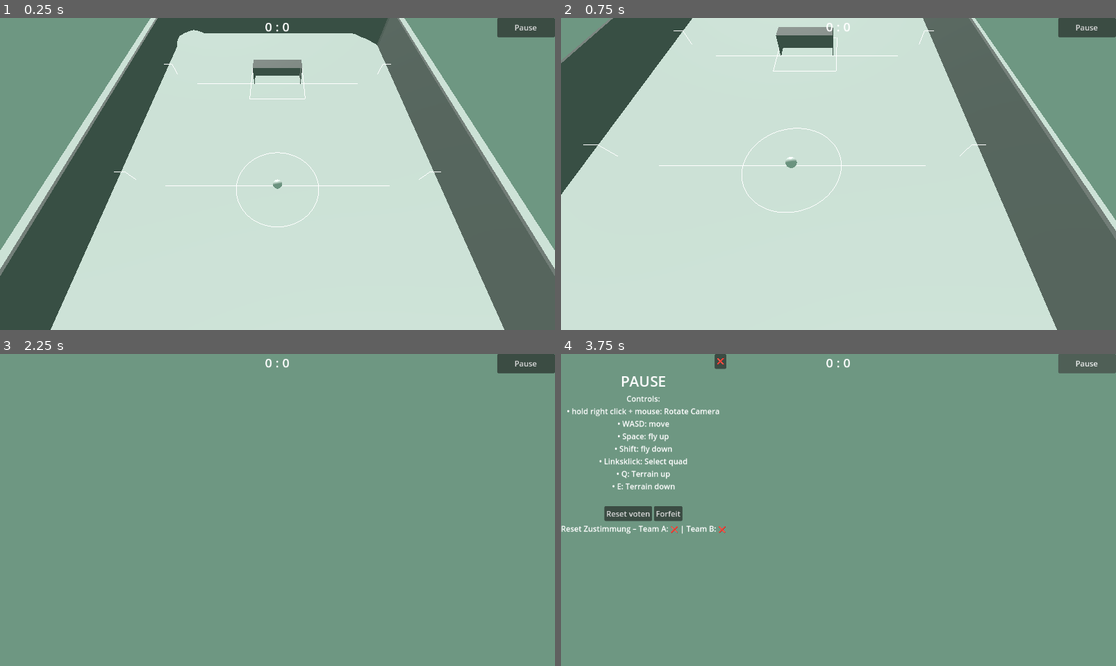
Above: before the commit, frames 1-4 (two rows, left to right).
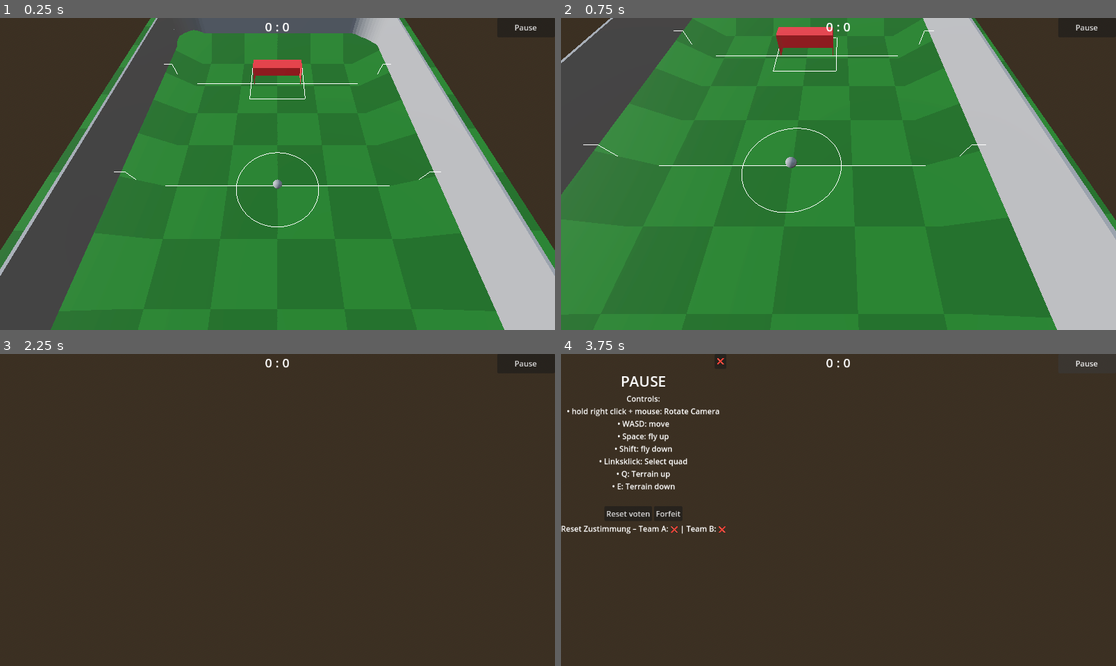
Above: after the commit, the same moments.

Repository: AlyssaSmt/Godot-kicker
Game: Godot game, scene res://main/main.tscn
Same seed, same stepped clock (60 frames per second), same inputs: the game is played once before the commit and once after it.
Inputs (mouse positions are in pixels of both pictures, inside the frame that each line leads up to):
- Up to frame 1 (0.25 s): no input
- Up to frame 2 (0.75 s): tap Enter at 0.5 s; move the mouse to (960, 158) at 0.52 s; hold D (move_right) from 0.53 s (still down); hold Shift (shift) from 0.53 s (still down); click (960, 158) at 0.67 s
- Up to frame 3 (2.25 s): tap Space (jump) at 0.77, 1.52 s; move the mouse to (166, 525) at 1.27 s; release D (move_right) at 1.28 s; release Shift (shift) at 1.28 s; hold S (move_backward) 1.28-2.03 s; tap Shift (shift) at 1.35 s; move the mouse to (333, 441) at 2.02 s; hold D (move_right) from 2.03 s (still down); hold Shift (shift) from 2.03 s (still down)
- Up to frame 4 (3.75 s): tap Space (jump) at 2.75, 3.02 s; move the mouse to (810, 572) at 2.77 s; release D (move_right) at 2.78 s; release Shift (shift) at 2.78 s; hold W (move_forward) 2.78-3.5 s; tap Shift (shift) at 2.85 s; click (810, 572) at 2.92 s; click "Pause" at 3.5 s

The runs differ from the first frame. In frame 1, 90% of the frame differs, in the area x 0-100%, y 0-100%; in frame 2, 94%; in frame 3, 100%; in frame 4, 99%.

Commit message:
Added shader to field and colors to goals

Diff:
--- a/Ball/Ball.tscn
+++ b/Ball/Ball.tscn
@@ -1,16 +1,10 @@
-[gd_scene load_steps=6 format=3 uid="uid://cpliy7cur5dlm"]
+[gd_scene load_steps=5 format=3 uid="uid://cpliy7cur5dlm"]
 
 [ext_resource type="Script" uid="uid://dnls0srv8mhbs" path="res://Ball/Ball.gd" id="1_lww6v"]
 
 [sub_resource type="PhysicsMaterial" id="PhysicsMaterial_3tj6u"]
 
-[sub_resource type="StandardMaterial3D" id="StandardMaterial3D_pa54t"]
-metallic = 0.05
-metallic_specular = 0.7
-roughness = 0.4
-
 [sub_resource type="SphereMesh" id="SphereMesh_pa54t"]
-material = SubResource("StandardMaterial3D_pa54t")
 radius = 1.0
 height = 2.0
 radial_segments = 32
--- /dev/null
+++ b/FieldHeightSteps.gdshader
@@ -0,0 +1,6 @@
+shader_type spatial;
+render_mode cull_back, depth_draw_opaque;
+
+void fragment() {
+	ALBEDO = COLOR.rgb;
+}
--- a/Procedural Generation/TerrainGeneration.gd
+++ b/Procedural Generation/TerrainGeneration.gd
@@ -2,39 +2,38 @@
 class_name TerrainGeneration
 extends Node3D
 
+# =========================
+# EXPORTS / SETTINGS
+# =========================
 @export var size_width : int = 110      # Gesamtbreite des Terrains
-@export var size_depth : int = 135     # Gesamtlänge des Terrains
+@export var size_depth : int = 135      # Gesamtlänge des Terrains
 @export var edit_height : float = 1.5   # Wie stark wird das Terrain pro Bearbeitung verändert
 @export var noise: FastNoiseLite
 @export var min_height := -4.0
 @export var max_height := 4.0
 
+# Wenn du hier manuell ein Material reinziehst, wird das statt dem Shader benutzt.
+@export var field_material : Material
+
 @export var quads_x: int = 10
 @export var quads_z: int = 12
 
 @export var field_width: float = 68.0
 @export var field_length: float = 105.0
-@export var border_extra: float = 2.0  #
+@export var border_extra: float = 2.0
 @export var lock_border_rings: int = 1 # 1 = Außenrand + 1 Ring nach innen
 @export var debug_locked_border: bool = false
 
-@export var border_exception_quads: Array[int] = [
-	92,96,20,24
-]
-
-
-
+@export var border_exception_quads: Array[int] = [92, 96, 20, 24]
 
 @export var forbidden_quads: Array[int] = [
 	95,94,93,84,85,86,
 	30,31,32,21,22,23
 ]
 
-
 var forbidden_zones: Array[Rect2] = []
 
-
-# Spielfeld-Maße
+# Spielfeld-Maße (für _is_inside_field)
 const FIELD_W := 68.0
 const FIELD_L := 105.0
 
@@ -43,18 +42,96 @@
 var mesh_instance: MeshInstance3D
 var data := MeshDataTool.new()
 
+# =========================
+# SHADER
+# =========================
+const FIELD_SHADER_CODE := """
+shader_type spatial;
+render_mode cull_back, depth_draw_opaque;
+
+uniform vec3 col_a : source_color = vec3(0.13, 0.45, 0.13);
+uniform vec3 col_b : source_color = vec3(0.10, 0.38, 0.10);
+
+uniform int cells_x = 10;
+uniform int cells_z = 12;
+
+uniform float roughness = 0.95;
+uniform float metallic = 0.0;
+
+void fragment() {
+    // UV ist 0..1 über die ganze Plane
+    float gx = floor(UV.x * float(cells_x));
+    float gz = floor(UV.y * float(cells_z));
+
+    // Checkerboard
+    float parity = mod(gx + gz, 2.0);
+
+    ALBEDO = mix(col_a, col_b, parity);
+    ROUGHNESS = roughness;
+    METALLIC = metallic;
+}
+"""
+
+
+
+
+
+var field_shader_material: ShaderMaterial
 
 func _ready() -> void:
 	generate()
 
-
-
-
-
+# =========================
+# MATERIAL HELPERS
+# =========================
+func _ensure_field_material() -> void:
+	# Wenn du ein Material im Inspector zugewiesen hast, nutzen wir das
+	if field_material:
+		return
+
+	# Sonst bauen wir unser ShaderMaterial einmalig
+	if field_shader_material:
+		return
+
+	var shader := Shader.new()
+	shader.code = FIELD_SHADER_CODE
+
+	field_shader_material = ShaderMaterial.new()
+	field_shader_material.shader = shader
+
+	_sync_shader_params()
+
+func _sync_shader_params() -> void:
+	if not field_shader_material:
+		return
+	field_shader_material.set_shader_parameter("cells_x", quads_x)
+	field_shader_material.set_shader_parameter("cells_z", quads_z)
+	field_shader_material.set_shader_parameter("col_a", Color(0.13, 0.45, 0.13))
+	field_shader_material.set_shader_parameter("col_b", Color(0.10, 0.38, 0.10))
+
+
+
+
+func _apply_field_material() -> void:
+	if not mesh_instance:
+		return
+
+	# Falls ein Material manuell gesetzt wurde, das nutzen
+	if field_material:
+		mesh_instance.set_surface_override_material(0, field_material)
+		return
+
+	# Sonst ShaderMaterial
+	_ensure_field_material()
+	_sync_shader_params()
+	mesh_instance.set_surface_override_material(0, field_shader_material)
+
+# =========================
 # GENERATE TERRAIN
-
-
+# =========================
 func generate() -> void:
+	_ensure_field_material()
+
 	if noise == null:
 		noise = FastNoiseLite.new()
 		noise.frequency = 0.05
@@ -65,7 +142,6 @@
 	plane.subdivide_depth = quads_z
 	plane.subdivide_width = quads_x
 
-
 	var st := SurfaceTool.new()
 	st.create_from(plane, 0)
 	var base_mesh := st.commit()
@@ -73,13 +149,14 @@
 	data = MeshDataTool.new()
 	data.create_from_surface(base_mesh, 0)
 
-	# terrain komplett flach machen
+	# Terrain komplett flach machen
 	for i in range(data.get_vertex_count()):
 		var v: Vector3 = data.get_vertex(i)
 		v.y = 0.0
 		data.set_vertex(i, v)
 
 	_apply_outer_border_height()
+	_apply_checkerboard_per_quad()
 
 	# Neues Mesh
 	var new_mesh := ArrayMesh.new()
@@ -91,21 +168,17 @@
 
 	mesh_instance = MeshInstance3D.new()
 	mesh_instance.mesh = new_mesh
-	mesh_instance.set_surface_override_material(
-		0, preload("res://Procedural Generation/TerrainMaterial.tres")
-	)
 	add_child(mesh_instance)
 
+	_apply_field_material()
+
 	mesh_instance.create_trimesh_collision()
 
 	print("Terrain generiert – erster Vertex:", data.get_vertex(0))
 
-
-
-
-#TERRAIN EDITING
-
-
+# =========================
+# TERRAIN EDITING
+# =========================
 func edit_quad(quad_id: int, delta: float) -> void:
 	if quad_id < 0:
 		return
@@ -123,17 +196,18 @@
 				print("⛔ Border locked quad:", quad_id)
 			return
 
-
-
 	_apply_quad_deformation(quad_id, delta)
 	_apply_outer_border_height()
-
+	_apply_checkerboard_per_quad()
 
 	# Mesh aktualisieren
 	var updated_mesh := ArrayMesh.new()
 	data.commit_to_surface(updated_mesh)
 	mesh_instance.mesh = updated_mesh
 
+	# WICHTIG: Material nach commit wieder setzen
+	_apply_field_material()
+
 	# Alte Collider löschen
 	for child in mesh_instance.get_children():
 		if child is StaticBody3D:
@@ -150,15 +224,11 @@
 
 	emit_signal("terrain_changed")
 
-
-
-
 func _apply_quad_deformation(quad_id: int, delta: float) -> void:
 	var face_a := quad_id * 2
 	var face_b := face_a + 1
 
 	var verts := []
-
 	for i in 3:
 		verts.append(data.get_face_vertex(face_a, i))
 	for i in 3:
@@ -169,13 +239,11 @@
 		if not unique.has(v):
 			unique.append(v)
 
-
 	for vid in unique:
 		var vert := data.get_vertex(vid)
 
 		if not _is_inside_field(vert.x, vert.z):
 			continue
-
 
 		# ✅ Normale Terrain-Bewegung
 		var base := delta
@@ -187,22 +255,15 @@
 
 		data.set_vertex(vid, vert)
 
-
-
-
-
 func _is_inside_field(x: float, z: float) -> bool:
 	return (
-		x > -FIELD_W/2.0 and x < FIELD_W/2.0 and
-		z > -FIELD_L/2.0 and z < FIELD_L/2.0
+		x > -FIELD_W / 2.0 and x < FIELD_W / 2.0 and
+		z > -FIELD_L / 2.0 and z < FIELD_L / 2.0
 	)
 
-
-
-
-#  BALL FIXING
-
-
+# =========================
+# BALL FIXING
+# =========================
 func _fix_ball_safely() -> void:
 	var ball := get_tree().get_first_node_in_group("ball")
 	if ball == null:
@@ -224,7 +285,6 @@
 
 	var terrain_y: float = result.position.y
 	var dist: float = pos.y - terrain_y
-
 
 	# Ball hängt fest, wird hochgepusht
 	if dist <= 0.2:
@@ -237,11 +297,9 @@
 		pos.y = terrain_y + 0.3
 		rb.global_transform.origin = pos
 
-
-
-
+# =========================
 # HEIGHT SAMPLING
-
+# =========================
 func get_height_at_position(x: float, z: float) -> float:
 	var closest := INF
 	var height := 0.0
@@ -255,20 +313,22 @@
 
 	return height
 
-
 func reset_field() -> void:
 	for i in range(data.get_vertex_count()):
 		var v: Vector3 = data.get_vertex(i)
 		v.y = 0.0
-
 		data.set_vertex(i, v)
 
 	_apply_outer_border_height()
+	_apply_checkerboard_per_quad()
 
 	var new_mesh := ArrayMesh.new()
 	data.commit_to_surface(new_mesh)
 	mesh_instance.mesh = new_mesh
 
+	# WICHTIG: Material nach commit wieder setzen
+	_apply_field_material()
+
 	for child in mesh_instance.get_children():
 		if child is StaticBody3D:
 			child.queue_free()
@@ -279,20 +339,17 @@
 	mesh_instance.create_trimesh_collision()
 	_fix_ball_safely()
 
-
 	emit_signal("terrain_changed")
-
 	print("Spielfeld wurde zurückgesetzt!")
 
-# FORBIDDEN ZONES
-
+# =========================
+# FORBIDDEN / BORDER
+# =========================
 func _is_quad_forbidden(quad_id: int) -> bool:
 	return forbidden_quads.has(quad_id)
 
-
 func _get_border_height() -> float:
 	return max_height + border_extra
-
 
 func _apply_outer_border_height() -> void:
 	var hw := field_width * 0.5
@@ -301,7 +358,6 @@
 
 	for i in range(data.get_vertex_count()):
 		var v := data.get_vertex(i)
-
 		# Alles außerhalb der Bande dauerhaft hochsetzen
 		if abs(v.x) > hw or abs(v.z) > hl:
 			v.y = h
@@ -323,7 +379,6 @@
 
 	# Alles außerhalb der inneren Zone ist gesperrt
 	return abs(pos.x) >= inner_hw or abs(pos.z) >= inner_hl
-
 
 func _is_quad_locked_border(quad_id: int) -> bool:
 	var face_a := quad_id * 2
@@ -348,3 +403,27 @@
 	center /= float(unique.size())
 
 	return _is_in_locked_border(center)
+
+
+func _apply_checkerboard_per_quad() -> void:
+	var col_a := Color(0.13, 0.45, 0.13, 1.0)
+	var col_b := Color(0.10, 0.38, 0.10, 1.0)
+
+	for quad_id in range(data.get_face_count() / 2):
+		var face_a := quad_id * 2
+		var face_b := face_a + 1
+
+		# Parität: jedes 2. Quad andere Farbe
+		var parity := quad_id % 2
+		var c := col_a if parity == 0 else col_b
+
+		# Alle Vertices von beiden Dreiecken färben
+		for i in 3:
+			data.set_vertex_color(
+				data.get_face_vertex(face_a, i),
+				c
+			)
+			data.set_vertex_color(
+				data.get_face_vertex(face_b, i),
+				c
+			)
--- a/main/HockeyGoals.gd
+++ b/main/HockeyGoals.gd
@@ -11,6 +11,15 @@
 @export var post_thickness: float = 0.12     # Pfosten
 @export var bar_thickness: float = 0.12      # Latte
 @export var wall_thickness: float = 0.10     # Seiten, Dach, Rückwand
+
+@export var goal_color: Color = Color(1, 1, 1, 1) # Standard: weiß
+@export var goal_roughness: float = 0.6
+@export var goal_metallic: float = 0.0
+
+enum Team { BLUE, RED }
+
+@export var team: Team = Team.BLUE
+
 
 
 func _ready() -> void:
@@ -29,10 +38,20 @@
 
 func _create_box(size: Vector3, pos: Vector3):
 	var mesh := MeshInstance3D.new()
+
 	var box := BoxMesh.new()
 	box.size = size
 	mesh.mesh = box
 	mesh.position = pos
+
+	# ✅ Material korrekt setzen
+	var mat := StandardMaterial3D.new()
+	mat.albedo_color = _get_team_color()
+	mat.roughness = 0.5
+	mat.metallic = 0.0
+
+	mesh.set_surface_override_material(0, mat)
+
 	add_child(mesh)
 
 	# Collider
@@ -43,6 +62,7 @@
 	shape.shape = colbox
 	body.add_child(shape)
 	mesh.add_child(body)
+
 
 
 
@@ -101,3 +121,12 @@
 		Vector3(goal_width, goal_height, wall_thickness),
 		Vector3(0, goal_height/2, goal_depth)
 	)
+
+
+func _get_team_color() -> Color:
+	match team:
+		Team.BLUE:
+			return Color(0.15, 0.35, 0.95)
+		Team.RED:
+			return Color(0.95, 0.20, 0.20)
+	return Color.WHITE
--- a/main/main.tscn
+++ b/main/main.tscn
@@ -17,9 +17,17 @@
 
 [sub_resource type="FastNoiseLite" id="FastNoiseLite_ig7tw"]
 
+[sub_resource type="ProceduralSkyMaterial" id="ProceduralSkyMaterial_73k8k"]
+
+[sub_resource type="Sky" id="Sky_5xyti"]
+sky_material = SubResource("ProceduralSkyMaterial_73k8k")
+
 [sub_resource type="Environment" id="Environment_ig7tw"]
-background_mode = 1
-background_color = Color(0.43163612, 0.59038633, 0.51166904, 1)
+background_mode = 2
+sky = SubResource("Sky_5xyti")
+tonemap_mode = 2
+ssao_enabled = true
+glow_enabled = true
 
 [node name="main" type="Node3D"]
 script = ExtResource("1_0i4oc")
@@ -45,6 +53,7 @@
 
 [node name="HockeyGoalLeft" type="Node3D" parent="."]
 script = ExtResource("8_0i4oc")
+team = 1
 
 [node name="HockeyGoalRight" type="Node3D" parent="."]
 script = ExtResource("8_0i4oc")
@@ -82,7 +91,7 @@
 script = ExtResource("10_piupu")
 
 [node name="DirectionalLight3D" type="DirectionalLight3D" parent="."]
-transform = Transform3D(-0.9841028, 0, -0.17759995, -0.07713233, 0.9007665, 0.42739958, 0.15997608, 0.4343038, -0.88644683, 0, 14.025137, -42.03899)
+transform = Transform3D(-0.11453849, 0.41783294, -0.90127504, -0.077132314, 0.90076643, 0.42739955, 0.9904199, 0.11847113, -0.070944026, -90.21393, 20.400438, 2.0428429)
 
 [node name="WorldEnvironment" type="WorldEnvironment" parent="."]
 environment = SubResource("Environment_ig7tw")
Not shown, added: FieldHeightSteps.gdshader.uid
Not shown: 1 places in main/main.tscn that only renumber resources
